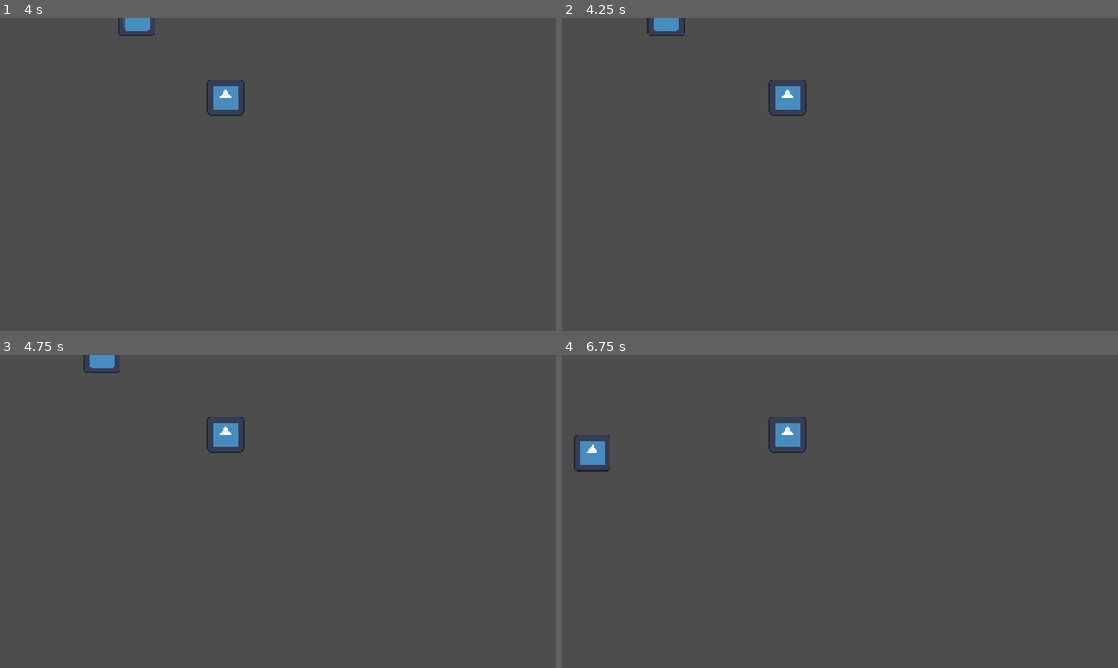
Above: before the commit, frames 1-4 (two rows, left to right).
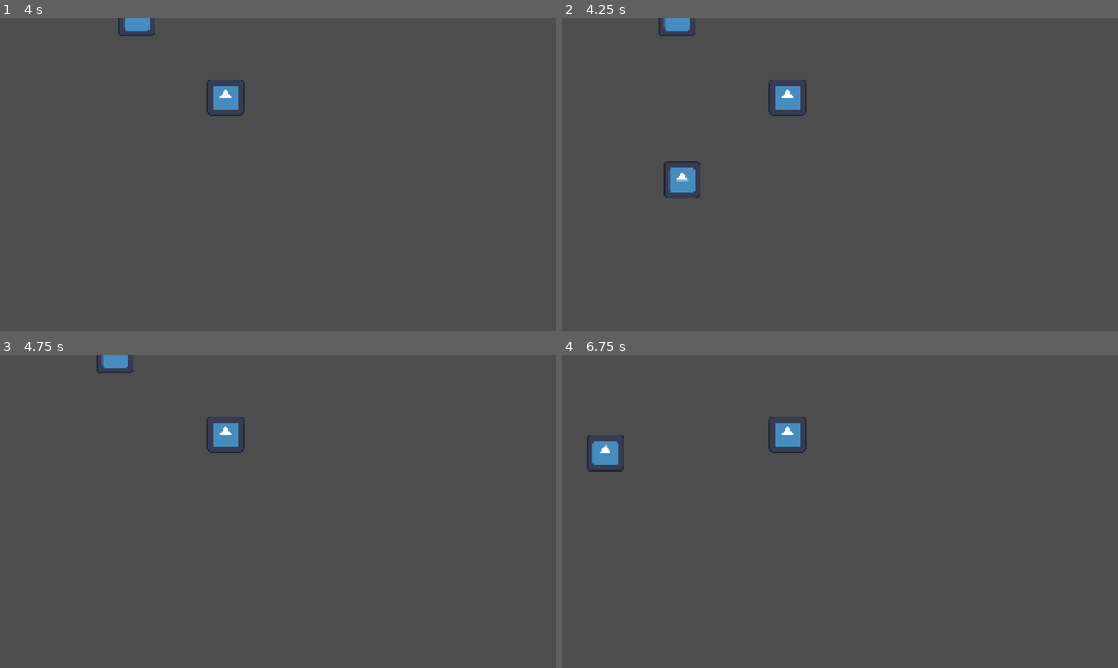
Above: after the commit, the same moments.

Repository: SrTurco/Game-Jam-
Game: Godot game, scene res://Escenas/sala_principal.tscn
Same seed, same stepped clock (60 frames per second), same inputs: the game is played once before the commit and once after it. The engine's default icon, where the game draws it, is replaced by a stand-in: a white triangle on a blue panel in a dark square.
Inputs (mouse positions are in pixels of both pictures, inside the frame that each line leads up to):
- Up to frame 1 (4 s): tap Enter at 0.5 s; hold D (right) 0.53-1.28 s; hold S (down) 1.28-2.03 s; hold D (right) 2.03-2.78 s; hold W (up) 2.78-3.53 s; hold A (left) from 3.53 s (still down)
- Up to frame 2 (4.25 s): keep holding A (left); tap Escape (pause, bound only after the commit) at 4.15 s
- Up to frame 3 (4.75 s): release A (left) at 4.25 s; click (122, 517) at 4.27 s
- Up to frame 4 (6.75 s): tap Space at 5 s; hold A (left) 5.03-5.78 s; hold S (down) 5.78-6.53 s; hold D (right) from 6.53 s (still down)

Frame 1 is identical in both runs. In frame 2, 0.7% of the frame differs, in the area x 15-25%, y 0-58%; in frame 3, 0.2%; in frame 4, 0.5%.

Commit message:
pause_menu

Diff:
--- /dev/null
+++ b/Escenas/pause_menu.tscn
@@ -0,0 +1,18 @@
+[gd_scene format=3 uid="uid://wytsxdqxm2ot"]
+
+[ext_resource type="Script" uid="uid://bqvb2brqyigjp" path="res://Scripts/pause_menu.gd" id="1_8i4rq"]
+[ext_resource type="Texture2D" uid="uid://v5cu1276vqab" path="res://icon.svg" id="1_cr0pj"]
+
+[node name="pause_menu" type="Node2D" unique_id=1526808940]
+process_mode = 3
+visible = false
+script = ExtResource("1_8i4rq")
+
+[node name="TextureButton" type="TextureButton" parent="." unique_id=2059072328]
+offset_left = 351.0
+offset_top = 494.0
+offset_right = 391.0
+offset_bottom = 534.0
+texture_normal = ExtResource("1_cr0pj")
+
+[connection signal="pressed" from="TextureButton" to="." method="_on_texture_button_pressed"]
--- a/Escenas/sala_principal.tscn
+++ b/Escenas/sala_principal.tscn
@@ -1,6 +1,7 @@
 [gd_scene format=3 uid="uid://cipgboflpfow7"]
 
 [ext_resource type="Script" uid="uid://jktq2clkxogd" path="res://Scripts/menu_inicio.gd" id="1_tn55x"]
+[ext_resource type="PackedScene" uid="uid://wytsxdqxm2ot" path="res://Escenas/pause_menu.tscn" id="2_l6tan"]
 [ext_resource type="PackedScene" uid="uid://drdounhhos7qq" path="res://Escenas/player.tscn" id="2_mooak"]
 [ext_resource type="Texture2D" uid="uid://v5cu1276vqab" path="res://icon.svg" id="3_l6tan"]
 
@@ -10,7 +11,10 @@
 [node name="MenuInicio" type="Node2D" unique_id=1201324041]
 script = ExtResource("1_tn55x")
 
+[node name="pause_menu" parent="." unique_id=1526808940 instance=ExtResource("2_l6tan")]
+
 [node name="CharacterBody2D" parent="." unique_id=1832520959 instance=ExtResource("2_mooak")]
+process_mode = 1
 
 [node name="Area2D" type="Area2D" parent="." unique_id=1553559977]
 position = Vector2(779, 274)
--- /dev/null
+++ b/Scripts/global_pause.gd
@@ -0,0 +1,27 @@
+extends Node
+
+var pause_menu = preload("res://Escenas/pause_menu.tscn")
+var pause_menu_instance: Node
+
+
+
+func _ready() -> void:
+	process_mode = Node.PROCESS_MODE_ALWAYS
+
+	# Instanciamos el menú y lo añadimos a la pantalla de forma global
+	pause_menu_instance = pause_menu.instantiate()
+	get_tree().root.add_child.call_deferred(pause_menu_instance)
+
+	# Lo ocultamos al inicio
+	pause_menu_instance.hide()
+
+func _unhandled_input(event):
+	if event.is_action_pressed("pause"):
+		var new_pause_state: bool = !get_tree().paused
+		get_tree().paused = new_pause_state
+
+		# Mostramos u ocultamos el menú según el estado de la pausa
+		if new_pause_state:
+			pause_menu_instance.show()
+		else:
+			pause_menu_instance.hide()
--- a/Scripts/menu_inicio.gd
+++ b/Scripts/menu_inicio.gd
@@ -1,11 +1,5 @@
 extends Node2D
-
 
 # Called when the node enters the scene tree for the first time.
 func _ready() -> void:
 	pass # Replace with function body.
-
-
-# Called every frame. 'delta' is the elapsed time since the previous frame.
-func _process(delta: float) -> void:
-	pass
--- a/Scripts/menu_principal.gd
+++ b/Scripts/menu_principal.gd
@@ -3,9 +3,10 @@
 func _on_play_pressed():
 	get_tree().change_scene_to_file("res://Escenas/sala_principal.tscn")
 
+
 func _on_tutorial_pressed():
 	get_tree().change_scene_to_file("res://Escenas/tutorial.tscn")
-	pass # Replace with function body.
+
 
 func _on_quit_pressed():
 	get_tree().quit()
--- /dev/null
+++ b/Scripts/pause_menu.gd
@@ -0,0 +1,8 @@
+extends Node2D
+
+
+func _on_texture_button_pressed():
+	# Quitamos la pausa global del juego
+	get_tree().paused = false
+	# Ocultamos este menú
+	hide()
--- a/project.godot
+++ b/project.godot
@@ -14,6 +14,10 @@
 run/main_scene="uid://cipgboflpfow7"
 config/features=PackedStringArray("4.7", "Forward Plus")
 config/icon="res://icon.svg"
+
+[autoload]
+
+GlobalPause="*uid://2s2vqvpyrv7u"
 
 [display]
 
@@ -50,6 +54,11 @@
 "events": [Object(InputEventKey,"resource_local_to_scene":false,"resource_name":"","device":-1,"window_id":0,"alt_press …(192 unchanged characters)…
 ]
 }
+pause={
+"deadzone": 0.2,
+"events": [Object(InputEventKey,"resource_local_to_scene":false,"resource_name":"","device":-1,"window_id":0,"alt_pressed":false,"shift_pressed":false,"ctrl_pressed":false,"meta_pressed":false,"pressed":false,"keycode":0,"physical_keycode":4194305,"key_label":0,"unicode":0,"location":0,"echo":false,"script":null)
+]
+}
 
 [physics]
 
Not shown, added: Scripts/global_pause.gd.uid
Not shown, added: Scripts/pause_menu.gd.uid
